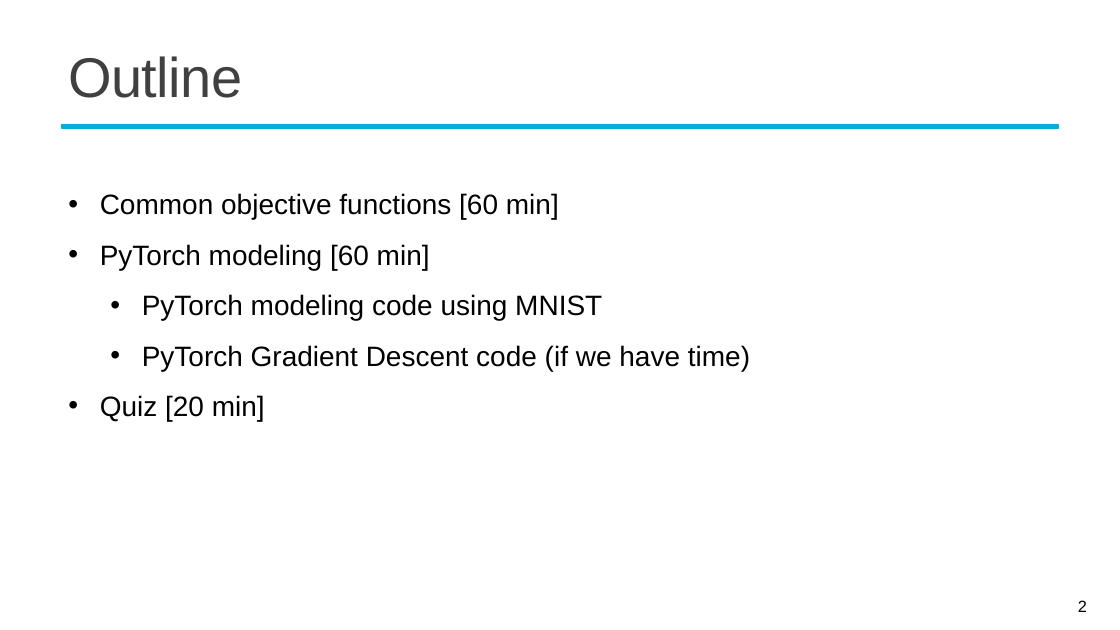
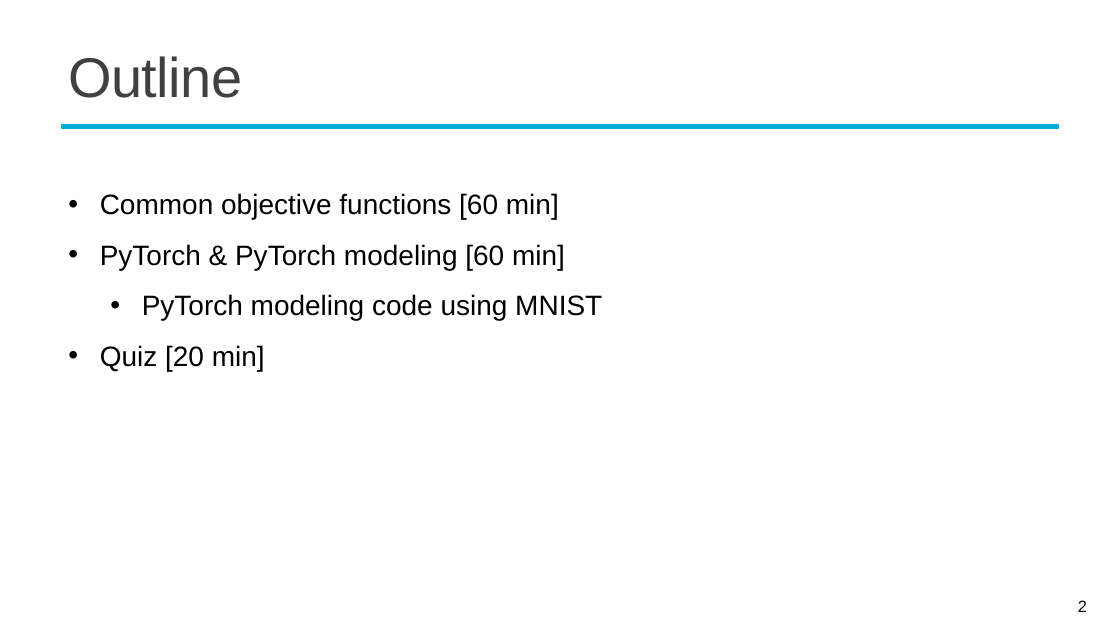
Before and after one commit to mcps5601/CGUDL_2026_fall, a slide deck: slide 2 of slides/objectives_1007.pptx. Drawn at 1120x630 pixels with LibreOffice and Linux fonts; fonts in the diff are those of the drawing; background and template pictures are left out. Boxes give left, top, right and bottom in pixels: in the first picture for what was removed or moved away, otherwise in the second. Text is boxed around its words. In the diff, an @@ line names an element or a change of style, - is before the commit and + after.

```diff
--- a/slides/objectives_1007.pptx
+++ b/slides/objectives_1007.pptx
@@ text at (x1=100, y1=244, x2=565, y2=270): text changed @@
-• PyTorch modeling [60 min]
+• PyTorch & PyTorch modeling [60 min]
@@ text at (x1=142, y1=345, x2=750, y2=371): paragraph removed @@
-  • PyTorch Gradient Descent code (if we have time)
```
Also in this commit, not shown: 3 other files.
